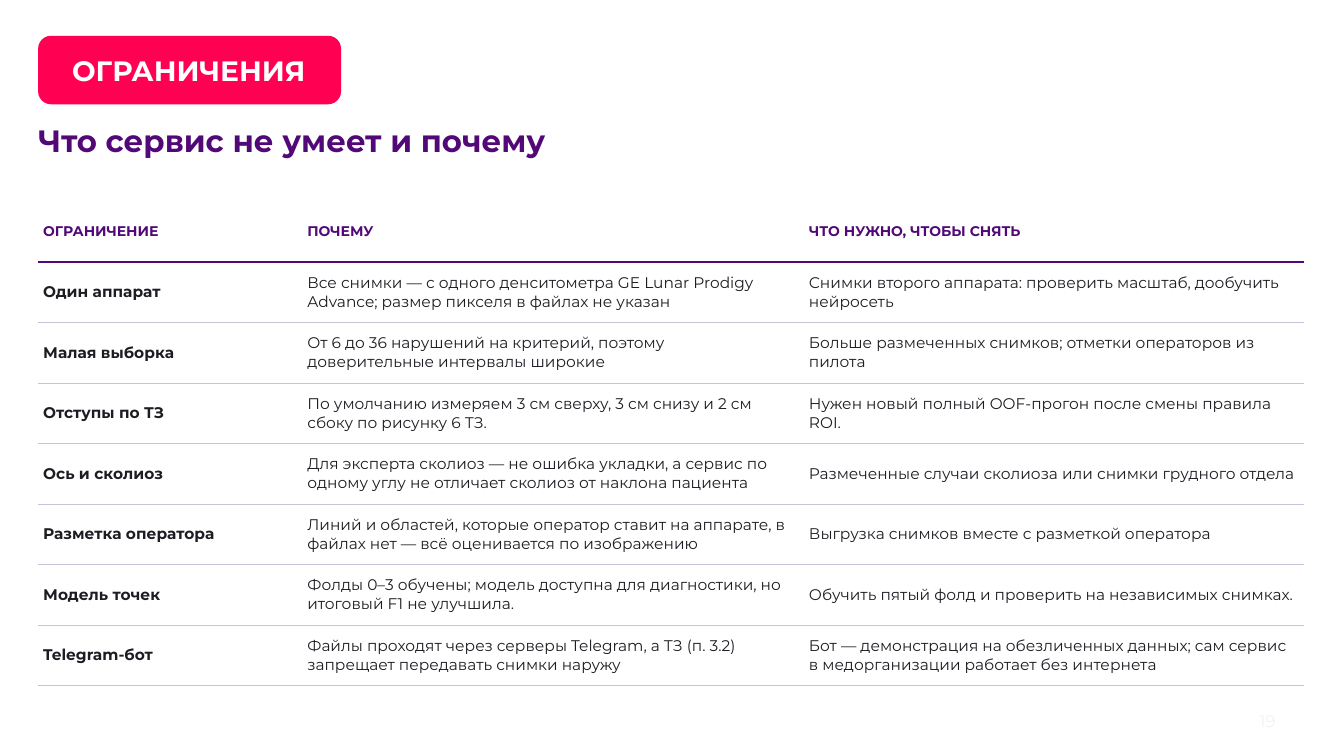
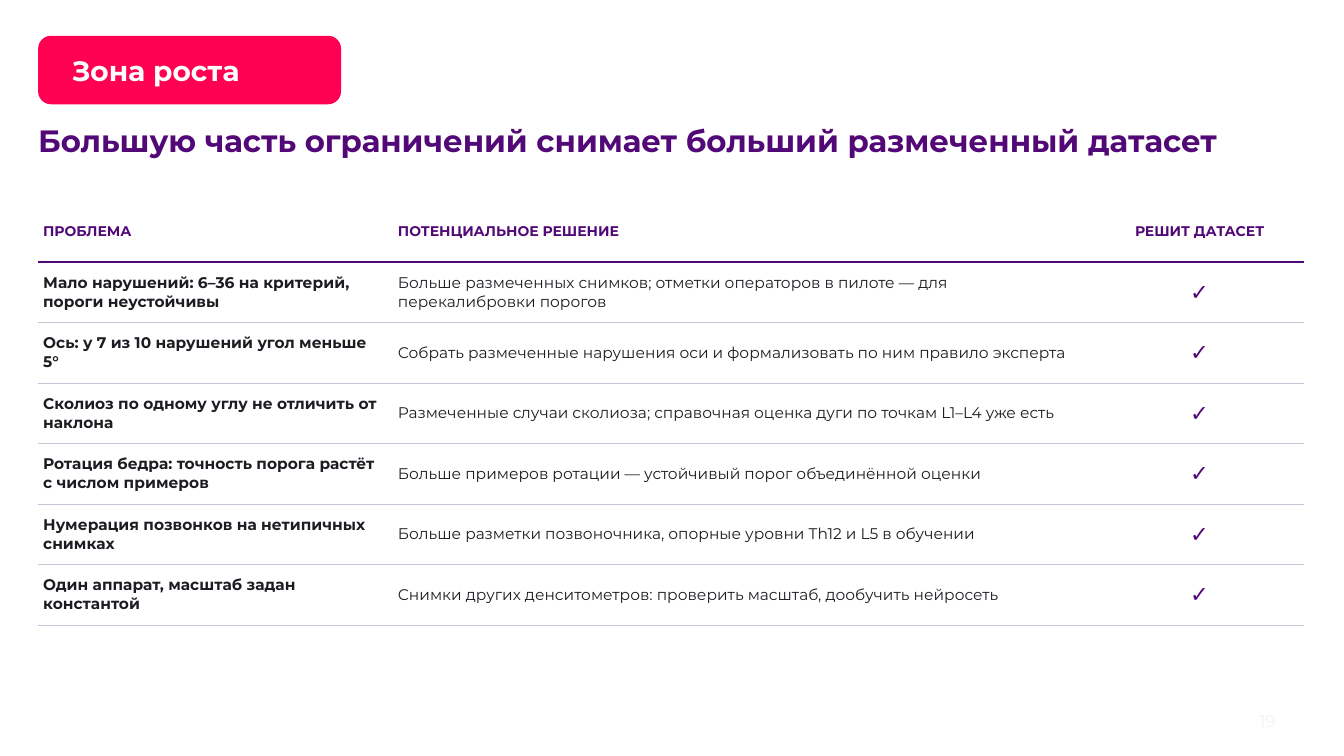
Before and after one commit to theorcos239/LCT_2026, a slide deck: slide 19 of docs/pitch/239.Hack_DXA_QC_полная_версия.pptx. Drawn at 1344x756 pixels with LibreOffice and Linux fonts; fonts in the diff are those of the drawing; background and template pictures are left out. Boxes give left, top, right and bottom in pixels: in the first picture for what was removed or moved away, otherwise in the second. Text is boxed around its words. In the diff, an @@ line names an element or a change of style, - is before the commit and + after.

```diff
--- a/docs/pitch/239.Hack_DXA_QC_полная_версия.pptx
+++ b/docs/pitch/239.Hack_DXA_QC_полная_версия.pptx
@@ text in rounded rectangle at box(72, 61, 239, 87): text changed @@
-ОГРАНИЧЕНИЯ
+Зона роста
@@ text at box(38, 128, 1217, 159): text changed @@
-Что сервис не умеет и почему
+Большую часть ограничений снимает больший размеченный датасет
@@ table at box(38, 202, 1304, 625) @@
-row 1: ОГРАНИЧЕНИЕ | ПОЧЕМУ | ЧТО НУЖНО, ЧТОБЫ СНЯТЬ
-row 2: Один аппарат | Все снимки — с одного денситометра GE Lunar Prodigy Advance; размер пикселя в файлах не указан | Снимки второго аппарата: проверить масштаб, дообучить нейросеть
-row 3: Малая выборка | От 6 до 36 нарушений на критерий, поэтому доверительные интервалы широкие | Больше размеченных снимков; отметки операторов из пилота
-row 4: Отступы по ТЗ | По умолчанию измеряем 3 см сверху, 3 см снизу и 2 см сбоку по рисунку 6 ТЗ. | Нужен новый полный OOF-прогон после смены правила ROI.
-row 5: Ось и сколиоз | Для эксперта сколиоз — не ошибка укладки, а сервис по одному углу не отличает сколиоз от наклона пациента | Размеченные случаи сколиоза или снимки грудного отдела
-row 6: Разметка оператора | Линий и областей, которые оператор ставит на аппарате, в файлах нет — всё оценивается по изображению | Выгрузка снимков вместе с разметкой оператора
-row 7: Модель точек | Фолды 0–3 обучены; модель доступна для диагностики, но итоговый F1 не улучшила. | Обучить пятый фолд и проверить на независимых снимках.
-row 8: Telegram-бот | Файлы проходят через серверы Telegram, а ТЗ (п. 3.2) запрещает передавать снимки наружу | Бот — демонстрация на обезличенных данных; сам сервис в медорганизации работает без интернета
+row 1: ПРОБЛЕМА | ПОТЕНЦИАЛЬНОЕ РЕШЕНИЕ | РЕШИТ ДАТАСЕТ
+row 2: Мало нарушений: 6–36 на критерий, пороги неустойчивы | Больше размеченных снимков; отметки операторов в пилоте — для перекалибровки порогов | ✓
+row 3: Ось: у 7 из 10 нарушений угол меньше 5° | Собрать размеченные нарушения оси и формализовать по ним правило эксперта | ✓
+row 4: Сколиоз по одному углу не отличить от наклона | Размеченные случаи сколиоза; справочная оценка дуги по точкам L1–L4 уже есть | ✓
+row 5: Ротация бедра: точность порога растёт с числом примеров | Больше примеров ротации — устойчивый порог объединённой оценки | ✓
+row 6: Нумерация позвонков на нетипичных снимках | Больше разметки позвоночника, опорные уровни Th12 и L5 в обучении | ✓
+row 7: Один аппарат, масштаб задан константой | Снимки других денситометров: проверить масштаб, дообучить нейросеть | ✓
```
Also in this commit, not shown: 15 other slides changed, 1 other file.
